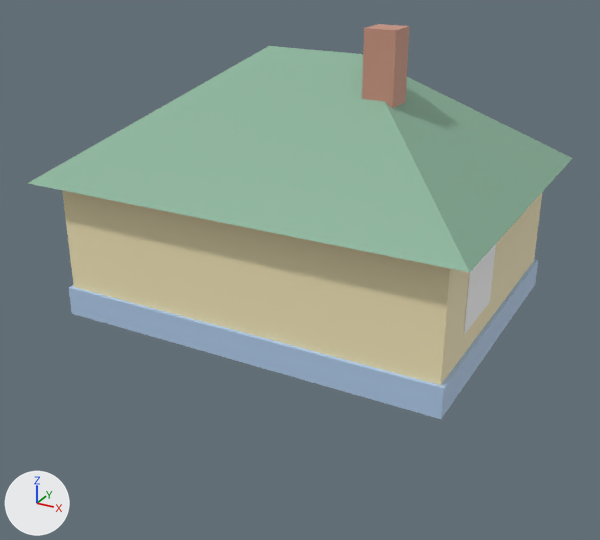
Before and after pictures for a commit that changed the glTF model assets/buildings/khata_b.glb.
Camera for both pictures: a camera (50 mm lens) standing at (7.66, -14.48, 7.75) and looking at (-0.18, -0.21, 0.62). Arrows for +X, +Y and +Z are at lower left; the lights stay in place. The older version comes first. Objects named as collision shapes, trigger or cutter boxes, shadow casters or lower levels of detail are left out. Vertices at exactly the same position are counted once.

The first picture shows 'khata_b'.
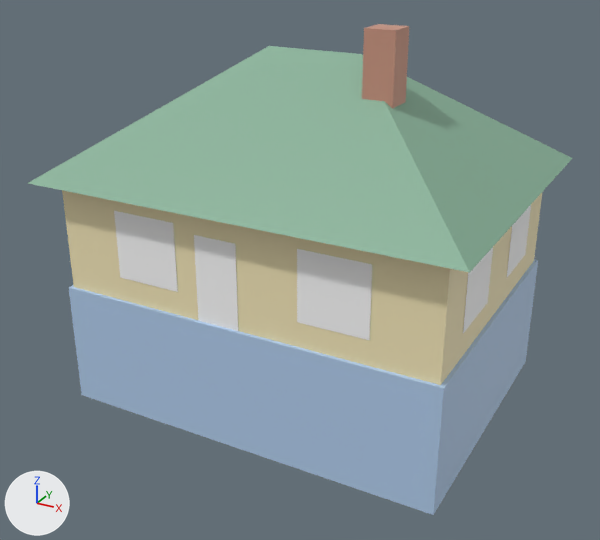
Diff of the bpy script that builds the scene:
```diff
--- a/assets/buildings/khata_b.glb.py
+++ b/assets/buildings/khata_b.glb.py
@@ me_khata_b @@
 # used by ob_khata_b; location = (0.0, 0.0, 0.0)
-me_khata_b.from_pydata(...)  # 80 vertices, 96 faces; spans x -4.45..4.45, y -3.45..4.45, z -0.1..5.8
+me_khata_b.from_pydata(...)  # 100 vertices, 106 faces; spans x -4.45..4.45, y -3.45..4.45, z -2.1..5.8
+# me_khata_b part 1: the loose piece of 4 vertices spanning x 4.01, y -1.95..-0.45, z 0.95..2.45 is rebuilt with 4 vertices and now spans x 4.01, y -2.02..-0.62, z 1.0..2.4
+# me_khata_b part 2
+# 4 vertices in x -4.07..4.07, y -3.08..3.08, z -0.1 move by (0.0, 0.0, -2.0)
+# 12 vertices are added at x -4.01..4.01, y -3.01..2.02, z 0.25..2.25
+# 8 new vertices lie (0.0, 0.0, 1.4) away from vertices in x -4.01..4.01, y -3.01..2.02, z 1.0
+# 8 new faces join them, mat_window_khata (white #ffffff)
+# 2 new faces join them, mat_door_wood (white #ffffff)
+# other edits to the shape of me_khata_b do not show in these pictures
 me_khata_b.materials.append(mat_plaster_blue)
```

Where the change shows, as pixel boxes (x1, y1, x2, y2) in the pictures (600 x 540 px):
'khata_b', reshaped (24% taller): before (28, 24, 572, 419); after (28, 24, 572, 515)
part 1 of me_khata_b, rebuilt (6% narrower): before (464, 244, 496, 334); after (463, 247, 493, 333)
part 2 of me_khata_b, built on: after (114, 205, 531, 340)
